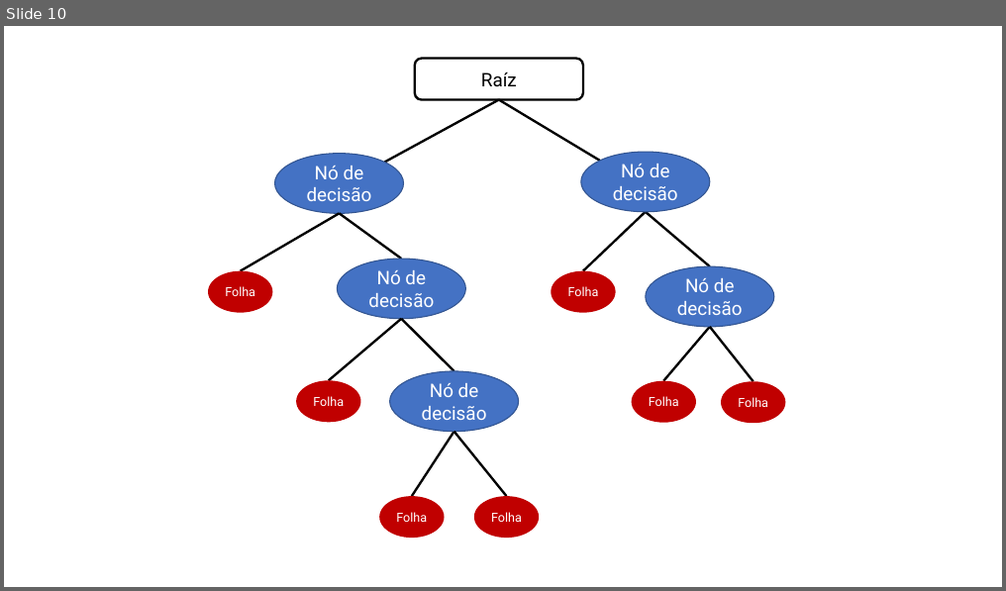
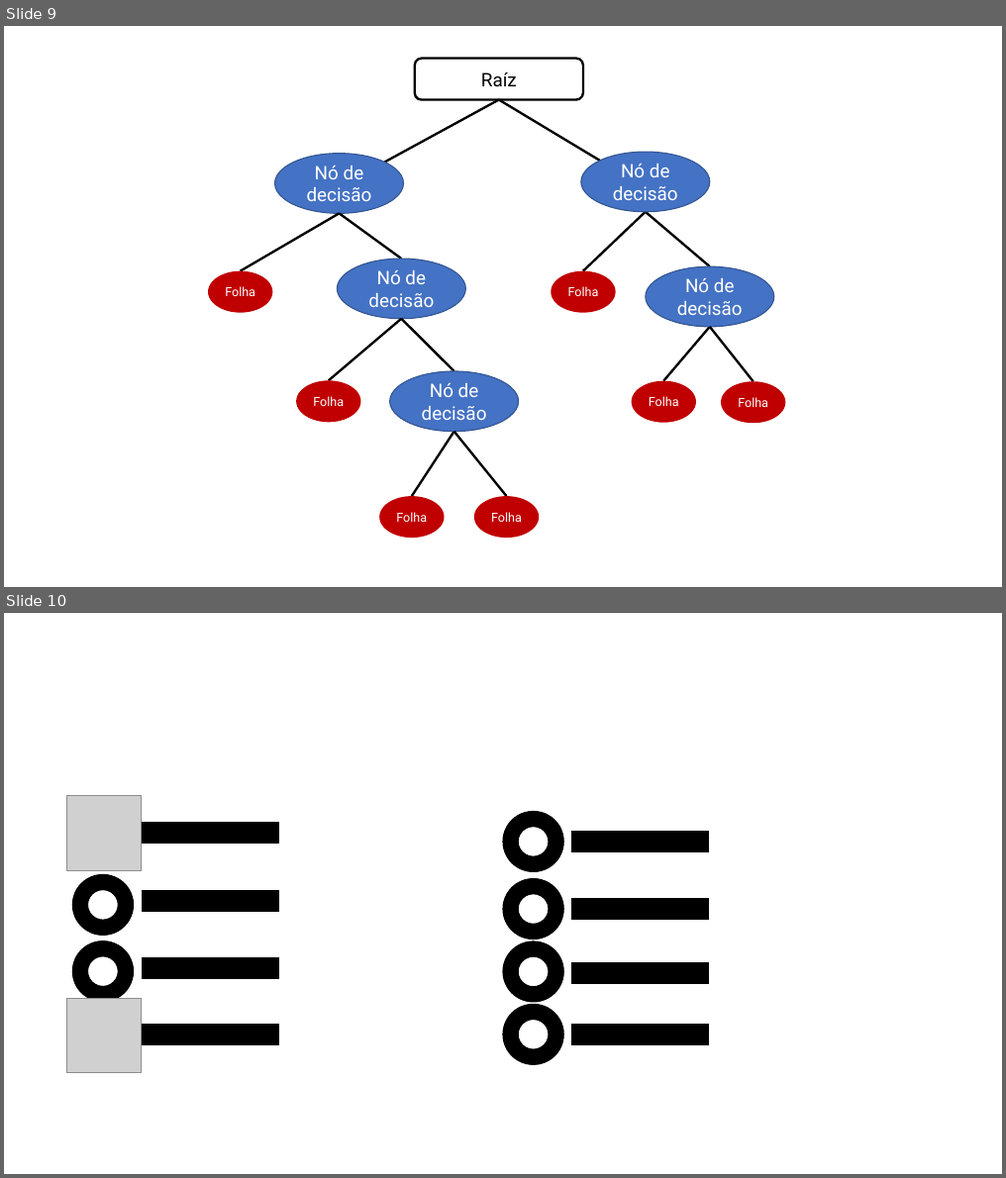
Before and after one commit to natawild/Dissertacao2021, a slide deck: ImagensDissertacao.pptx. Shown one above the other, each under a label of ours: slide 10 before the commit, slides 9 and 10 after it. The pictures are 1006x591 and 1006x1178 pixels, drawn with LibreOffice and Linux fonts; fonts in the diff are those of the drawing; grey boxes stand for pictures. Boxes give left, top, right and bottom in pixels: in the first picture for what was removed or moved away, otherwise in the second. Text is boxed around its words. In the diff, an @@ line names an element or a change of style, - is before the commit and + after.

```diff
--- a/ImagensDissertacao.pptx
+++ b/ImagensDissertacao.pptx
@@ slide 10 added at [4,613,1002,1174], background #FFFFFF @@
@@ picture added at [66,796,141,870] @@
@@ donut added at [503,811,564,872], fill #000000, outline #000000 1 pt @@
@@ line added from (141, 833) to (279, 833), #000000 21 pt @@
@@ line added from (570, 842) to (709, 842), #000000 21 pt @@
@@ donut added at [73,875,134,936], fill #000000, outline #000000 1 pt @@
@@ donut added at [503,878,564,940], fill #000000, outline #000000 1 pt @@
@@ line added from (141, 901) to (279, 901), #000000 21 pt @@
@@ line added from (570, 909) to (709, 909), #000000 21 pt @@
@@ donut added at [73,942,134,1002], fill #000000, outline #000000 1 pt @@
@@ line added from (141, 968) to (279, 968), #000000 21 pt @@
@@ donut added at [503,942,564,1002], fill #000000, outline #000000 1 pt @@
@@ picture added at [66,998,141,1073] @@
@@ line added from (570, 973) to (709, 973), #000000 21 pt @@
@@ donut added at [503,1004,564,1065], fill #000000, outline #000000 1 pt @@
@@ line added from (141, 1035) to (279, 1035), #000000 21 pt @@
@@ line added from (570, 1035) to (709, 1035), #000000 21 pt @@
@@ what was slide 10 is now slide 9 @@
```
Also in this commit, not shown: 2 other slides added, 2 slides removed, 16 other files.
